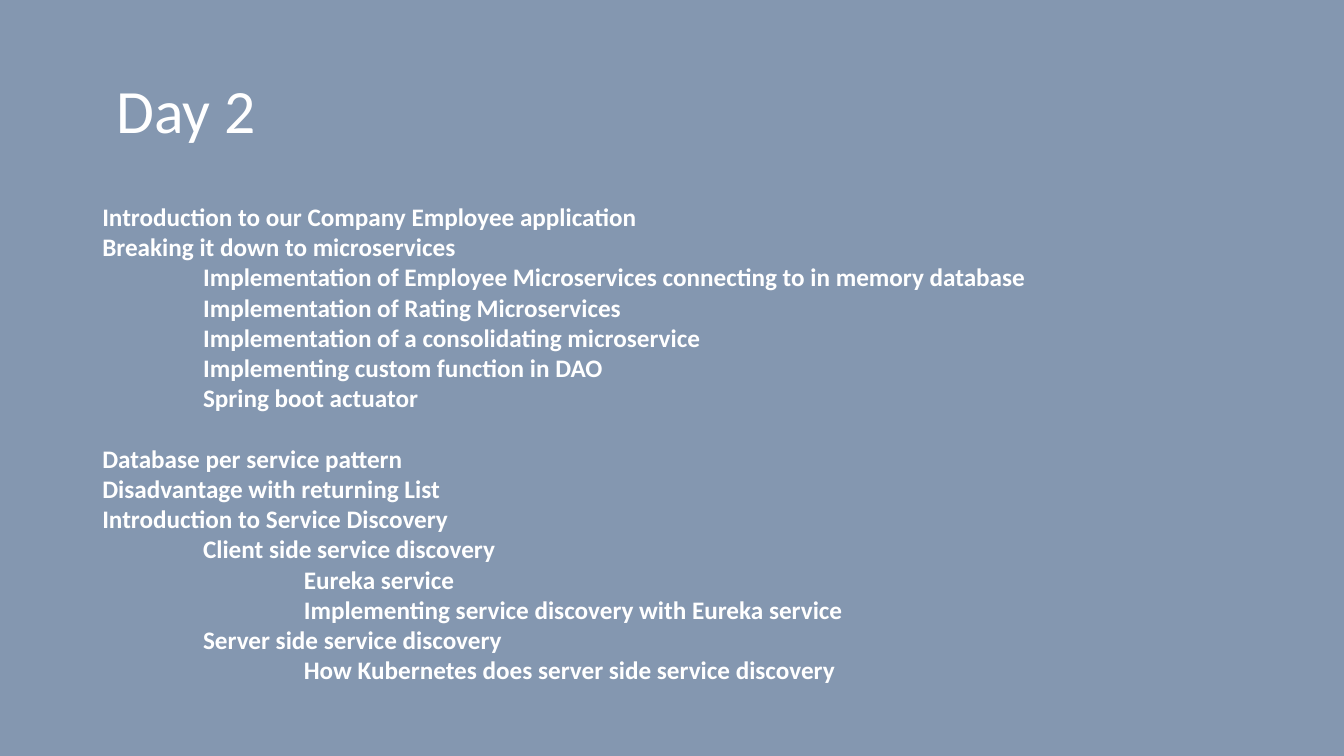
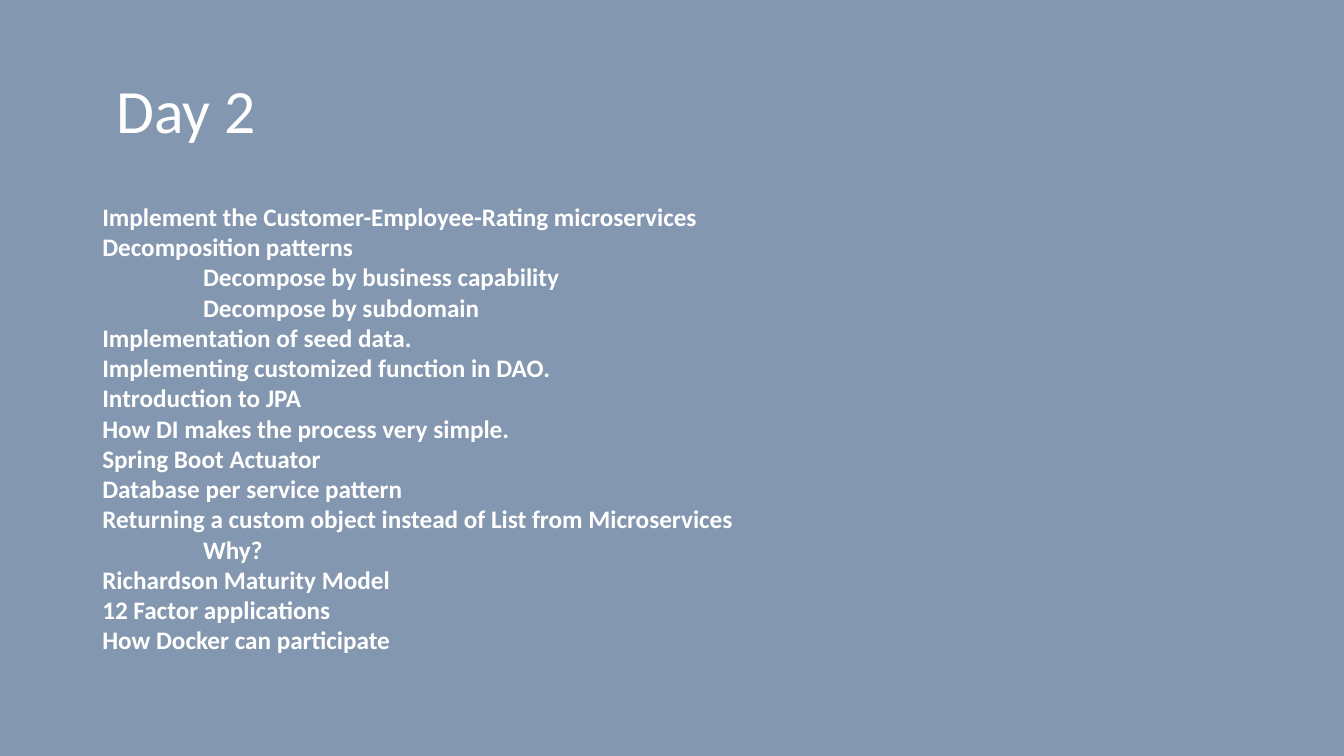
Before and after one commit to vilasvarghese/microservices, a slide deck: slide 3 of training/Agenda.pptx. Drawn at 1344x756 pixels with LibreOffice and Linux fonts; fonts in the diff are those of the drawing. Boxes give left, top, right and bottom in pixels: in the first picture for what was removed or moved away, otherwise in the second. Text is boxed around its words. In the diff, an @@ line names an element or a change of style, - is before the commit and + after.

```diff
--- a/training/Agenda.pptx
+++ b/training/Agenda.pptx
@@ text at (102, 208, 697, 472): text changed @@
-Introduction to our Company Employee application
-Breaking it down to microservices
-Implementation of Employee Microservices connecting to in memory database
-Implementation of Rating Microservices
-Implementation of a consolidating microservice
-Implementing custom function in DAO
-Spring boot actuator
+Implement the Customer-Employee-Rating microservices
+Decomposition patterns
+Decompose by business capability
+Decompose by subdomain
+Implementation of seed data.
+Implementing customized function in DAO.
+Introduction to JPA
+How DI makes the process very simple.
+Spring Boot Actuator
@@ text at (102, 510, 732, 653): text changed @@
-Disadvantage with returning List
-Introduction to Service Discovery
-Client side service discovery
-Eureka service
-Implementing service discovery with Eureka service
-Server side service discovery
-How Kubernetes does server side service discovery
+Returning a custom object instead of List from Microservices
+Why?
+Richardson Maturity Model
+12 Factor applications
+How Docker can participate
```
Also in this commit, not shown: 2 other slides changed, 1 slide added, 3 slides removed, 15 other files.
